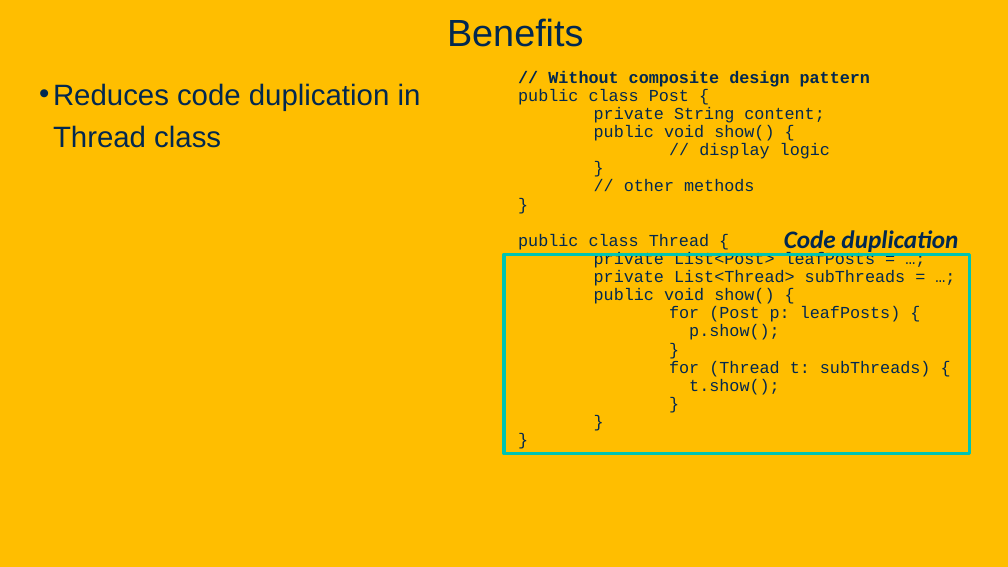
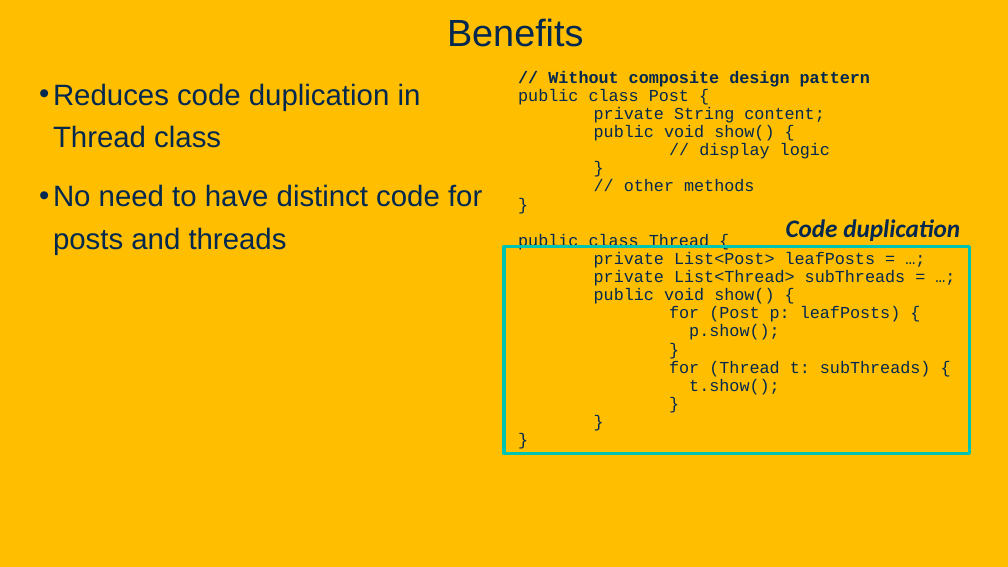
Before and after one commit to davsec-teaching/ecs160-f25, a slide deck: slide 51 of slides/8_design_patterns.pptx. Drawn at 1008x567 pixels with LibreOffice and Linux fonts; fonts in the diff are those of the drawing; background and template pictures are left out. Boxes give left, top, right and bottom in pixels: in the first picture for what was removed or moved away, otherwise in the second. Text is boxed around its words. In the diff, an @@ line names an element or a change of style, - is before the commit and + after.

```diff
--- a/slides/8_design_patterns.pptx
+++ b/slides/8_design_patterns.pptx
@@ text at (53,184,482,254): paragraph added @@
+• No need to have distinct code for posts and threads
@@ text "Code duplication": place and size @@
-text "Code duplication" at (784,230,958,255)
+text "Code duplication" at (786,219,960,241)
@@ rectangle: place and size @@
-rectangle at (504,254,970,454)
+rectangle at (504,247,970,454)
```
Also in this commit, not shown: 9 other slides changed, 1 slide removed.
